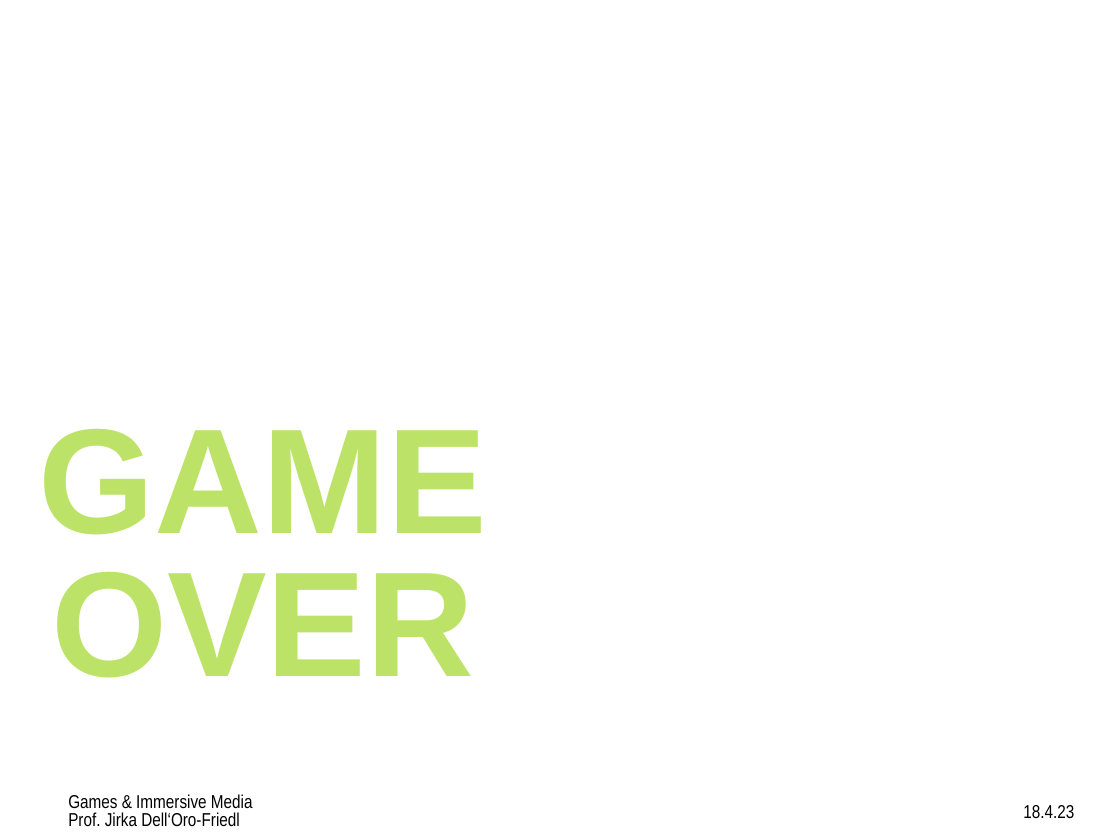
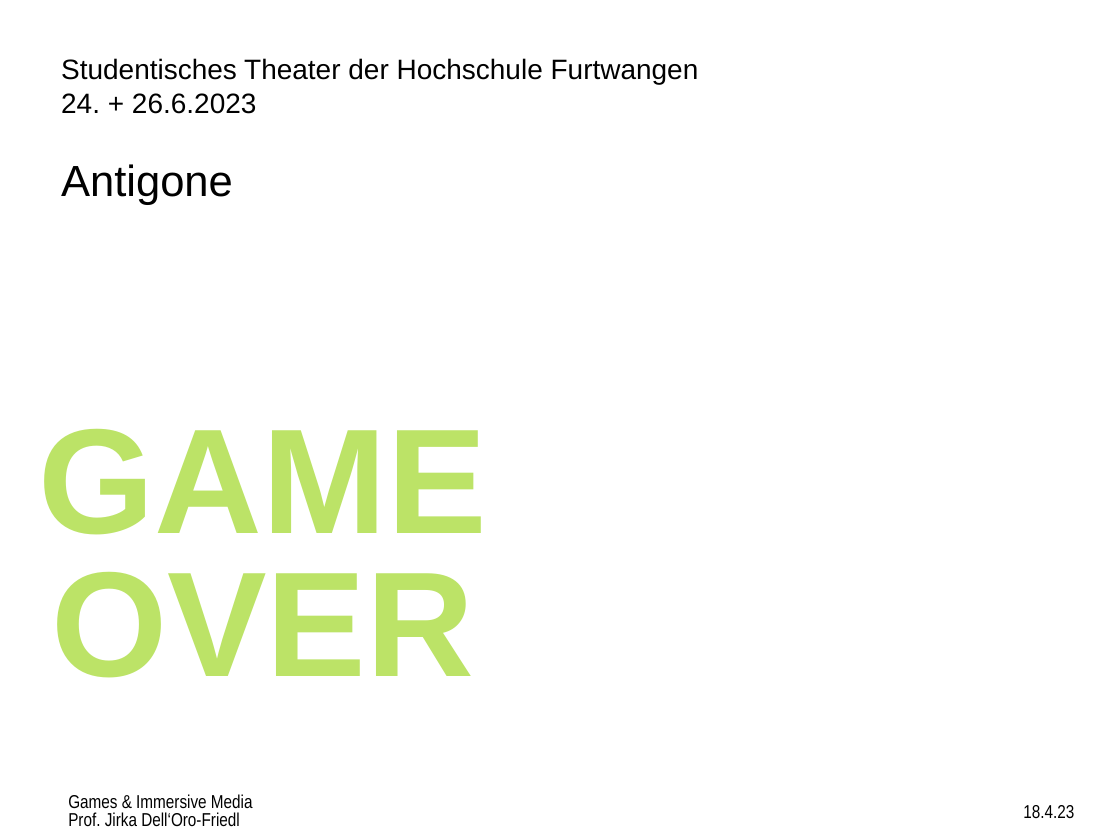
Before and after one commit to JirkaDellOro/JirkaDellOro.github.io, a slide deck: slide 13 of Prof/Vorträge/Games&ImmersiveMedia/Games&ImmersiveMedia.odp. Drawn at 1120x840 pixels with LibreOffice and Linux fonts; fonts in the diff are those of the drawing; background and template pictures are left out. Boxes give left, top, right and bottom in pixels: in the first picture for what was removed or moved away, otherwise in the second. Text is boxed around its words. In the diff, an @@ line names an element or a change of style, - is before the commit and + after.

```diff
--- a/Prof/Vorträge/Games&ImmersiveMedia/Games&ImmersiveMedia.odp
+++ b/Prof/Vorträge/Games&ImmersiveMedia/Games&ImmersiveMedia.odp
@@ text added at (61, 58, 699, 205), 18 pt, text #000000 @@
+Studentisches Theater der Hochschule Furtwangen
+24. + 26.6.2023
+Antigone
```
Also in this commit, not shown: 1 other file.
